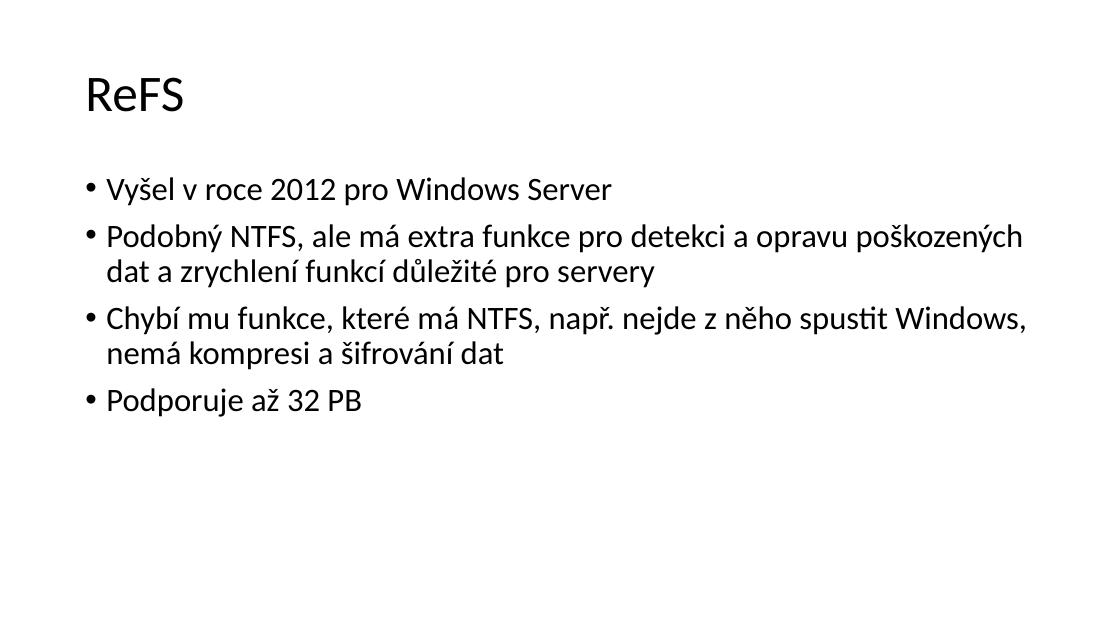
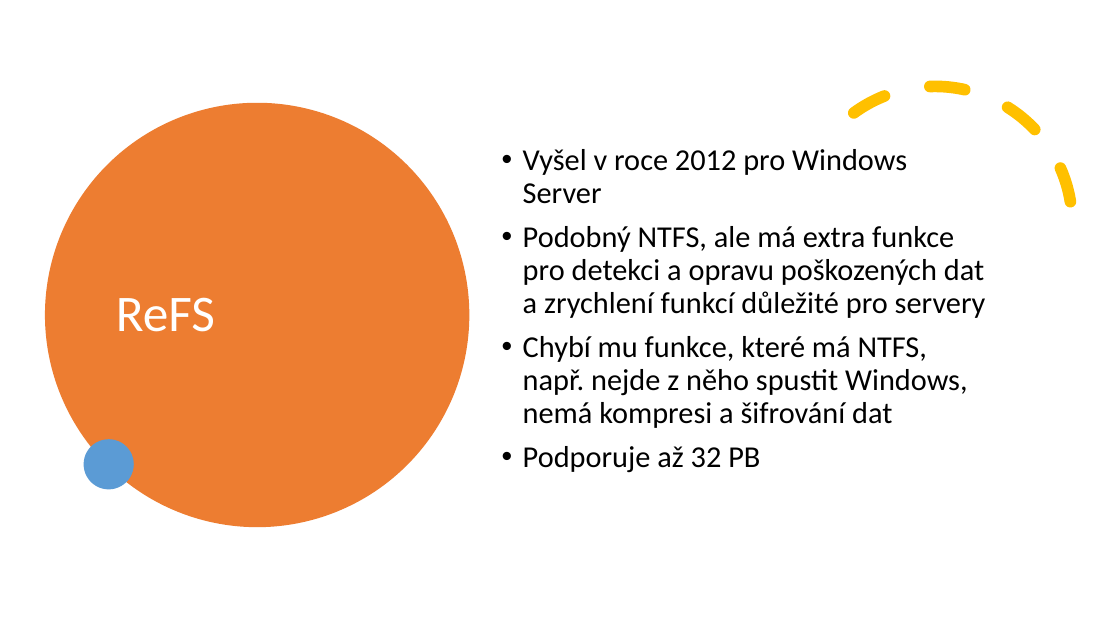
Before and after one commit to horvos/souborovesystemy, a slide deck: slide 8 of horvath.pptx. Drawn at 1120x630 pixels with LibreOffice and Linux fonts; fonts in the diff are those of the drawing. Boxes give left, top, right and bottom in pixels: in the first picture for what was removed or moved away, otherwise in the second. Text is boxed around its words. In the diff, an @@ line names an element or a change of style, - is before the commit and + after.

```diff
--- a/horvath.pptx
+++ b/horvath.pptx
@@ arc (boxed as its full ellipse) added at [748,36,1120,411], outline #FFC000 10 pt dashed @@
@@ ellipse added at [45,103,469,527], fill #ED7D31 @@
@@ title "ReFS": place and size @@
-title "ReFS" at [85,77,184,112]
+title "ReFS" at [116,297,215,332]
@@ title "ReFS" at [116,297,215,332]: text colour #000000 to #FFFFFF @@
@@ text "Vyšel v roce 2012 pro ...": place and size @@
-text "Vyšel v roce 2012 pro ..." at [106,177,1027,417]
+text "Vyšel v roce 2012 pro ..." at [523,149,986,473]
@@ text "Vyšel v roce 2012 pro ..." at [523,149,986,473]: size 28 to 26 pt @@
@@ ellipse added at [84,439,134,490], fill #5B9BD5 @@
```
Also in this commit, not shown: 3 other slides changed, 2 slides added.
